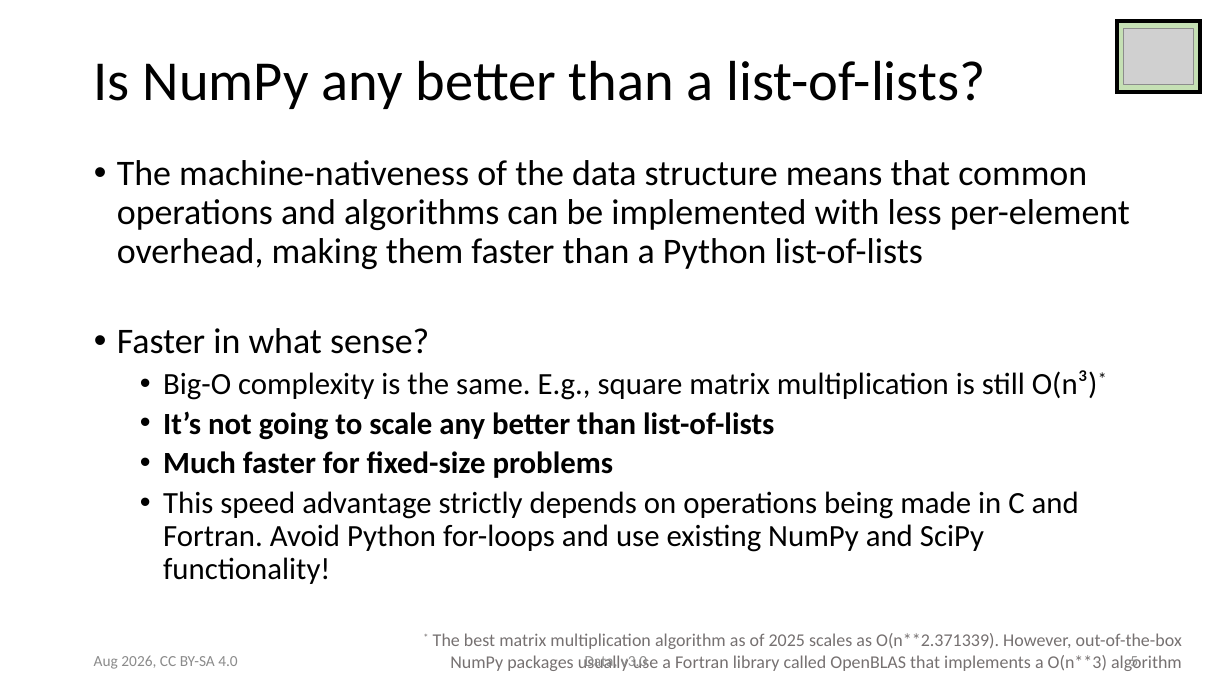
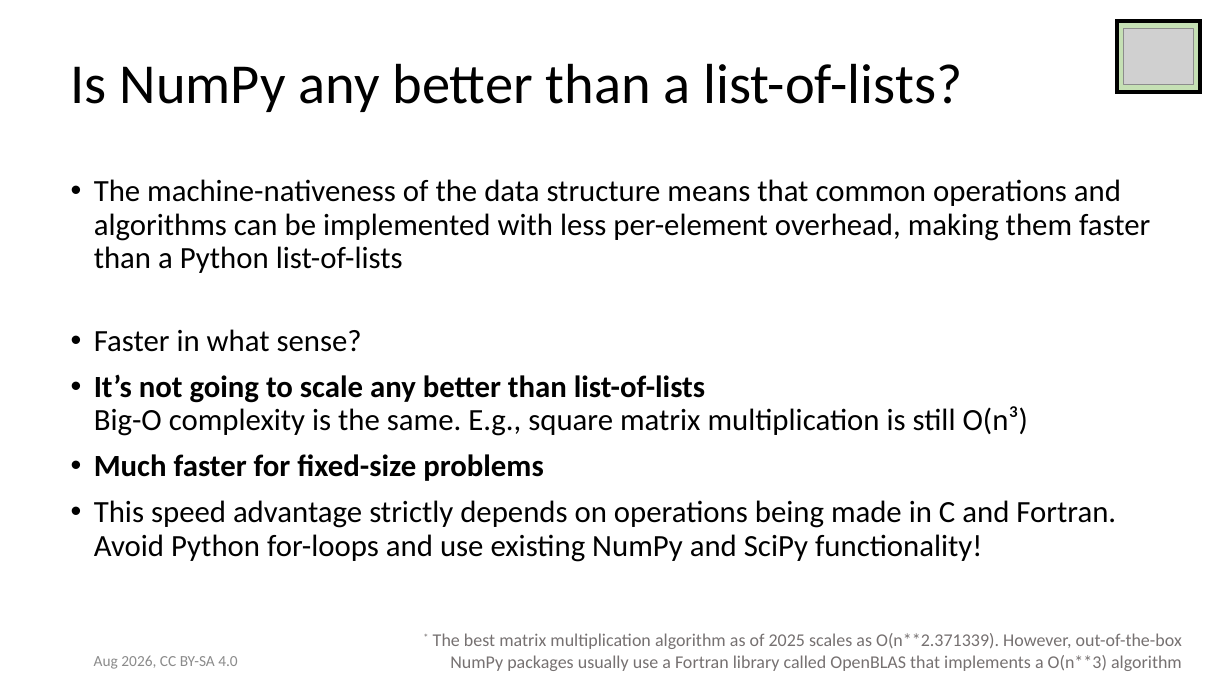
Before and after one commit to ASPP/data_class, a slide deck: slide 5 of numpy.pptx. Drawn at 1232x693 pixels with LibreOffice and Linux fonts; fonts in the diff are those of the drawing; grey boxes stand for pictures. Boxes give left, top, right and bottom in pixels: in the first picture for what was removed or moved away, otherwise in the second. Text is boxed around its words. In the diff, an @@ line names an element or a change of style, - is before the commit and + after.

```diff
--- a/numpy.pptx
+++ b/numpy.pptx
@@ title "Is NumPy any better than ...": place and size @@
-title "Is NumPy any better than ..." at (94, 60, 986, 109)
+title "Is NumPy any better than ..." at (71, 63, 962, 112)
@@ text "The machine-nativeness of the data ...": place and size @@
-text "The machine-nativeness of the data ..." at (117, 160, 1130, 584)
+text "The machine-nativeness of the data ..." at (94, 179, 1150, 562)
@@ text at (94, 179, 1150, 562): size 28 to 24 pt in "The machine-nativeness of the data structure means ...", "Faster in what sense?"; list level 2 to 1 in "Much faster for fixed-size problems"; list level 2 to 1 in "This speed advantage strictly depends ..." @@
@@ text at (94, 374, 1029, 436): text changed @@
-  • Big-O complexity is the same. E.g., square matrix multiplication is still O(n³)*
-  • It’s not going to scale any better than list-of-lists
+• It’s not going to scale any better than list-of-lists
+  Big-O complexity is the same. E.g., square matrix multiplication is still O(n³)
```
Also in this commit, not shown: 17 other slides changed, 2 slides added, 1 other file.
